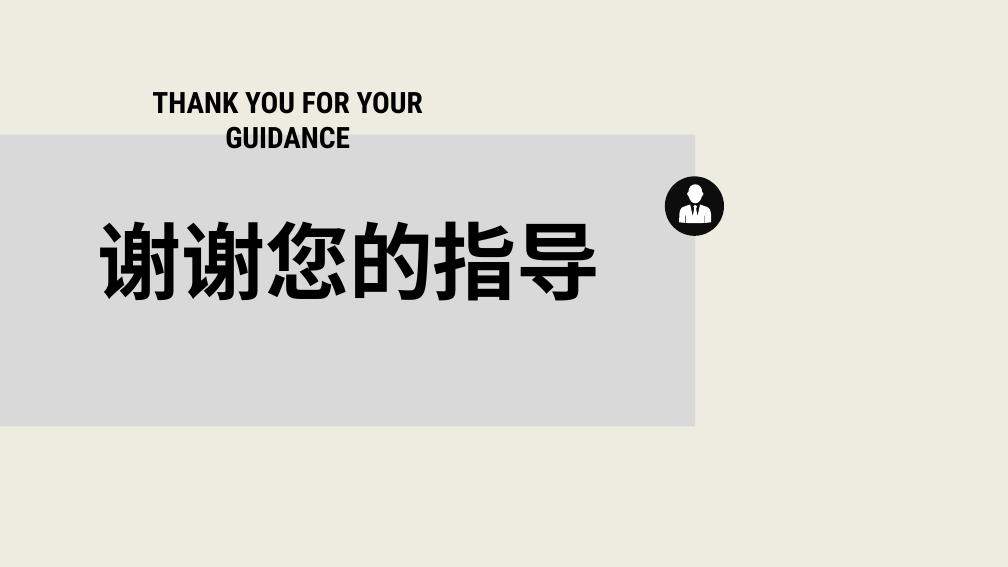
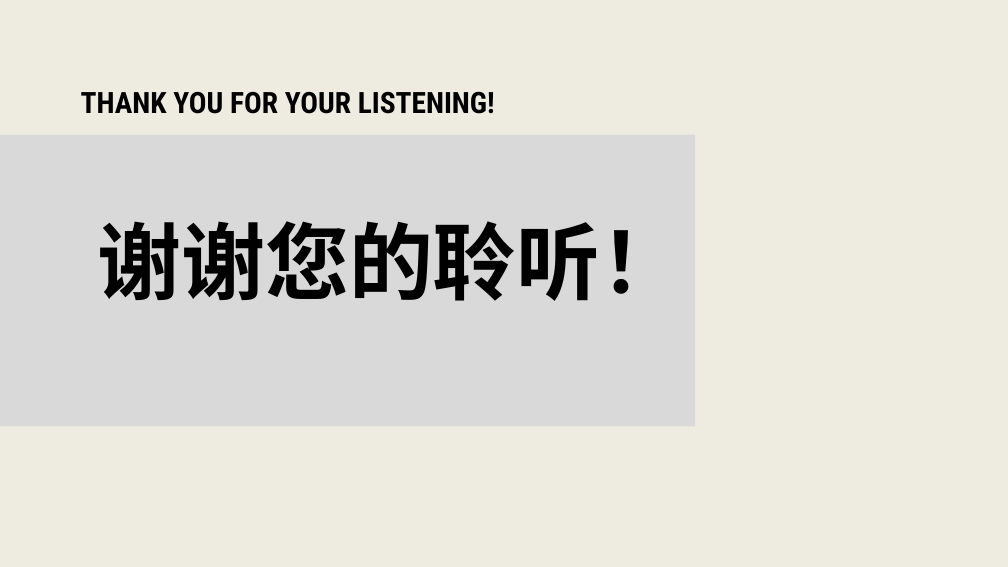
Before and after one commit to xiaoguoqiang/data, a slide deck: slide 27 of HBase技术分享-李强.pptx (slide 23 before the commit). Drawn at 1008x567 pixels with LibreOffice and Linux fonts; fonts in the diff are those of the drawing. Boxes give left, top, right and bottom in pixels: in the first picture for what was removed or moved away, otherwise in the second. Text is boxed around its words. In the diff, an @@ line names an element or a change of style, - is before the commit and + after.

```diff
--- a/HBase技术分享-李强.pptx
+++ b/HBase技术分享-李强.pptx
@@ text at bbox=[81, 91, 495, 114]: text changed @@
-THANK YOU FOR YOUR GUIDANCE
+THANK YOU FOR YOUR LISTENING!
@@ ellipse removed at bbox=[665, 176, 724, 236] @@
@@ freeform shape removed at bbox=[679, 205, 711, 224] @@
@@ freeform shape removed at bbox=[687, 184, 703, 203] @@
@@ text at bbox=[97, 221, 685, 301]: text changed @@
-谢谢您的指导
+谢谢您的聆听！
```
Also in this commit, not shown: 5 other slides changed, 4 slides added.
